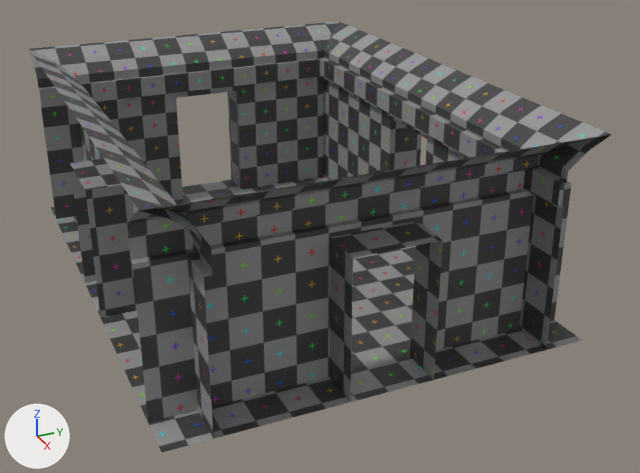
The Blender file Assets/Rooms/RoomBase.blend as it was, and as the next commit left it.
The view is the same before and after, from a camera (50 mm lens) standing at (12.24, -4.72, 6.46) and looking at (0.64, 0.5, 0.66). Lighting does not change. The marker at lower left points along +X, +Y and +Z.

In view in the first picture: 'Room'.
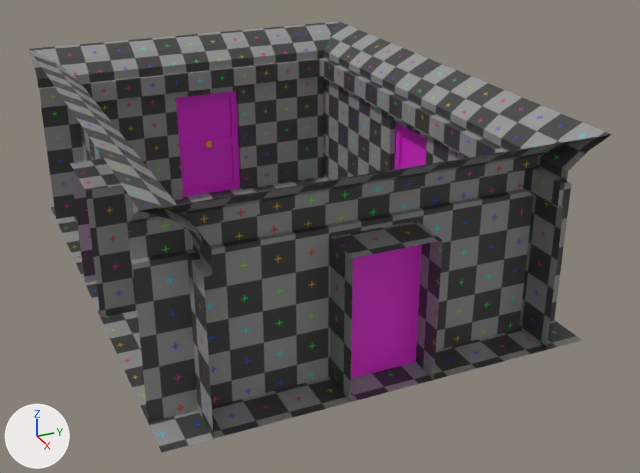
Commit message: Add doors

What changed in the scene script:
```text
Add mat_handle:
    mat_handle = principled_material('Handle')
    mat_handle.base_color = (0.8, 0.346, 0.0231)  # orange #e79f2a
Add mat_door:
    mat_door = principled_material('Door')
    mat_door.base_color = (0.8, 0.0234, 0.712)  # pink #e72adb
Add me_plane_010:
    me_plane_010.from_pydata(...)  # 88 vertices, 61 faces; spans x 3.44..3.53, y -0.6..0.6, z 0.0..2.0
    # faces by material slot: [12, 49]
    me_plane_010.materials.append(mat_door)  # pink #e72adb
    me_plane_010.materials.append(mat_handle)  # orange #e79f2a
Add me_plane_008:
    me_plane_008.from_pydata(...)  # 88 vertices, 61 faces; spans x -3.53..-3.44, y -0.6..0.6, z 0.0..2.0
    # faces by material slot: [12, 49]
    me_plane_008.materials.append(mat_door)  # pink #e72adb
    me_plane_008.materials.append(mat_handle)  # orange #e79f2a
Add me_plane_007:
    me_plane_007.from_pydata(...)  # 88 vertices, 61 faces; spans x -0.6..0.6, y 2.47..2.56, z 0.0..2.0
    # faces by material slot: [12, 49]
    me_plane_007.materials.append(mat_door)  # pink #e72adb
    me_plane_007.materials.append(mat_handle)  # orange #e79f2a
Add ob_doore:
    ob_doore = bpy.data.objects.new('DoorE', me_plane_010)
    ob_doore.location = (0.0, 0.0, 0.0)
Add ob_doorw:
    ob_doorw = bpy.data.objects.new('DoorW', me_plane_008)
    ob_doorw.location = (0.0, 0.0, 0.0)
Add ob_doorn:
    ob_doorn = bpy.data.objects.new('DoorN', me_plane_007)
    ob_doorn.location = (0.0, 0.0, 0.0)
```

Where the change shows, as pixel boxes (x1, y1, x2, y2) in the pictures (640 x 473 px):
'DoorE', added
    after: (336, 224, 422, 378)
'DoorW', added
    after: (176, 91, 240, 197)
    faces in mat_door (pink #e72adb): (176, 91, 240, 197)
'DoorN', added (pink)
    after: (395, 123, 427, 169)
